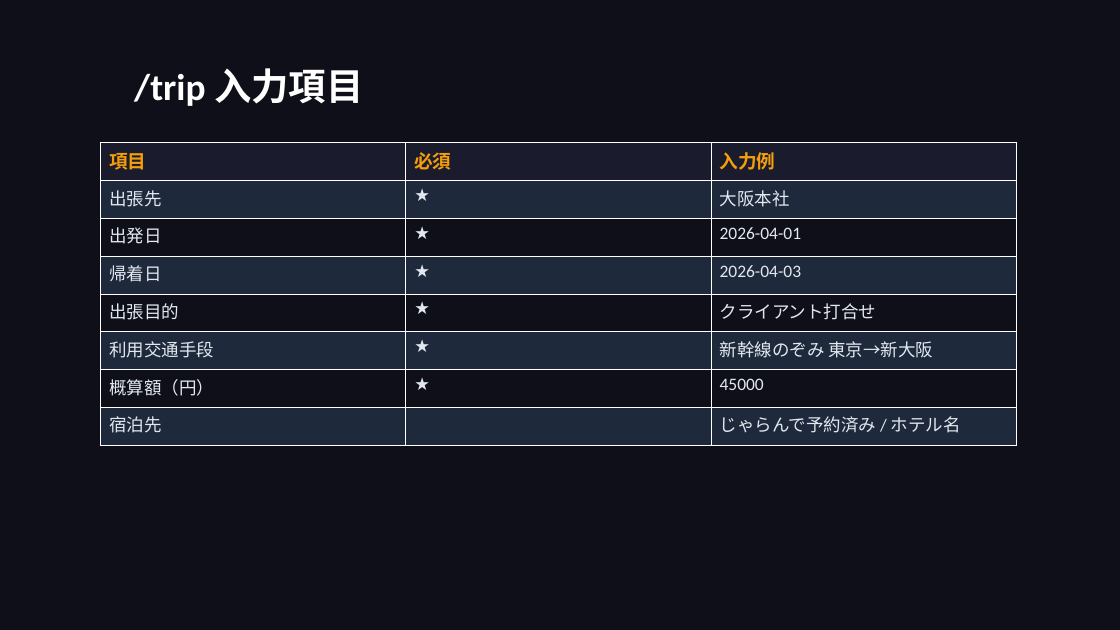
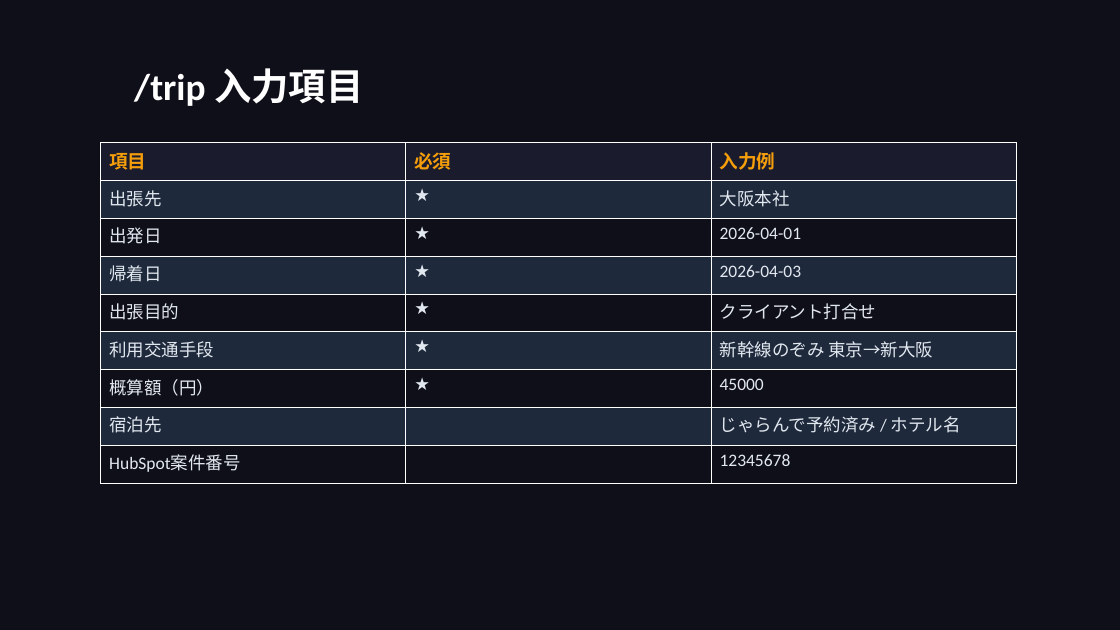
Before and after one commit to takeshiizawa123/next-procurement-poc, a slide deck: slide 23 of docs/user-manual.pptx (slide 22 before the commit). Drawn at 1120x630 pixels with LibreOffice and Linux fonts; fonts in the diff are those of the drawing. Boxes give left, top, right and bottom in pixels: in the first picture for what was removed or moved away, otherwise in the second. Text is boxed around its words. In the diff, an @@ line names an element or a change of style, - is before the commit and + after.

```diff
--- a/docs/user-manual.pptx
+++ b/docs/user-manual.pptx
@@ table at (101, 143, 1016, 483) @@
+row 9: HubSpot案件番号 |  | 12345678
```
Also in this commit, not shown: 3 other slides changed, 2 slides added, 5 other files.
